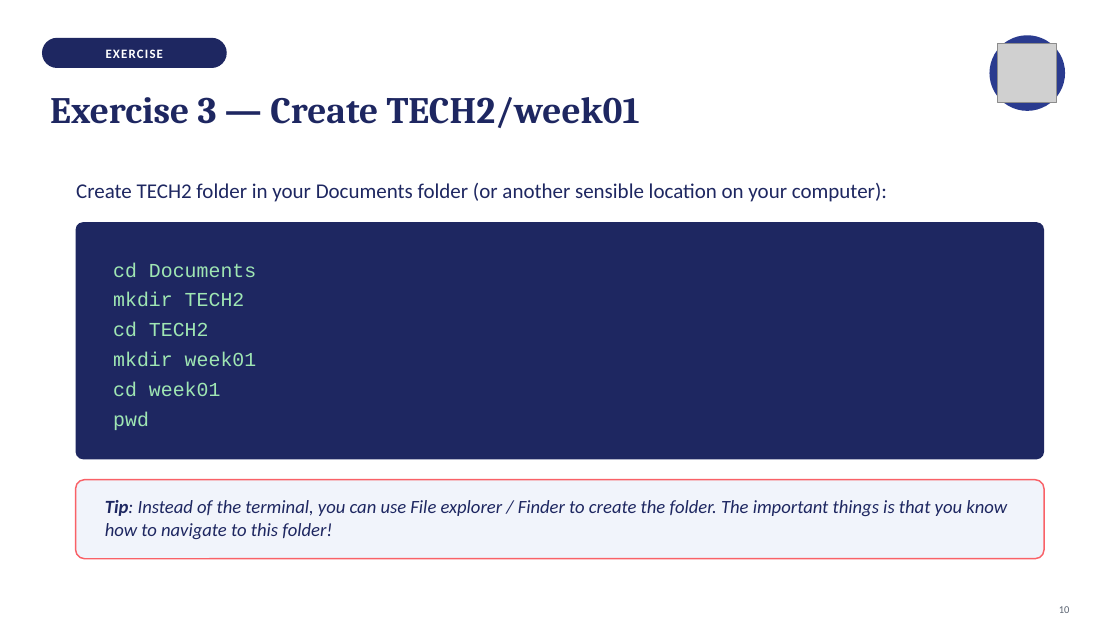
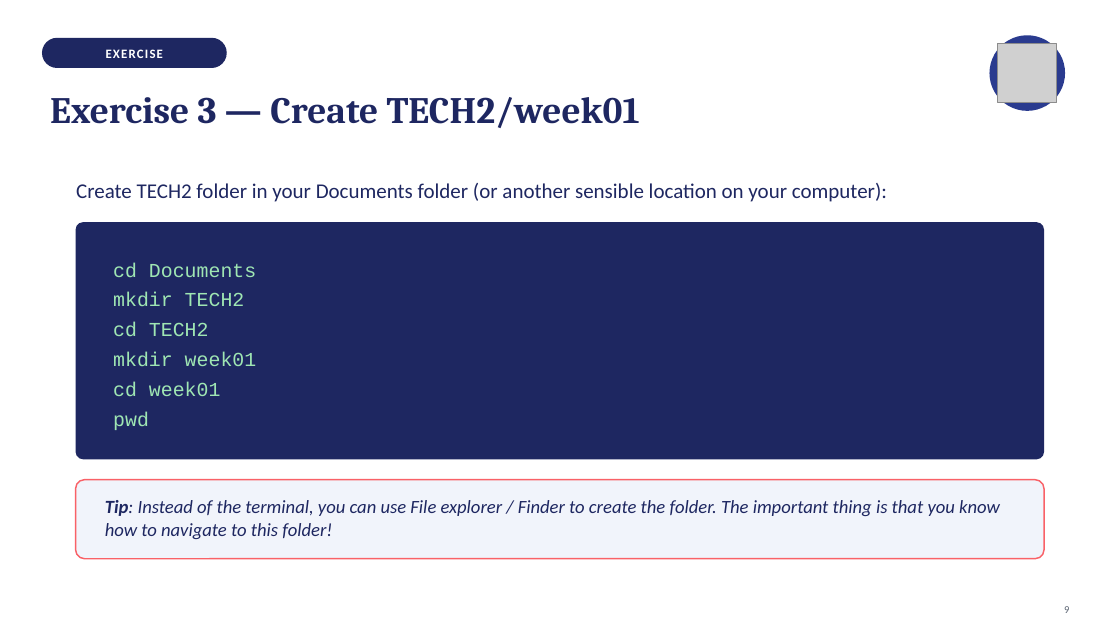
Before and after one commit to isabelhovdahl/TECH2, a slide deck: slide 10 of workshops/week01/vscode_slides.pptx. Drawn at 1120x630 pixels with LibreOffice and Linux fonts; fonts in the diff are those of the drawing; grey boxes stand for pictures. Boxes give left, top, right and bottom in pixels: in the first picture for what was removed or moved away, otherwise in the second. Text is boxed around its words. In the diff, an @@ line names an element or a change of style, - is before the commit and + after.

```diff
--- a/workshops/week01/vscode_slides.pptx
+++ b/workshops/week01/vscode_slides.pptx
@@ text at [105,500,1000,539]: text changed @@
-Tip: Instead of the terminal, you can use File explorer / Finder to create the folder. The important things is that you know how to navigate to this folder!
+Tip: Instead of the terminal, you can use File explorer / Finder to create the folder. The important thing is that you know how to navigate to this folder!
@@ text at [1064,606,1069,613]: text changed @@
-10
+9
```
Also in this commit, not shown: 12 other slides changed, 3 other files.
